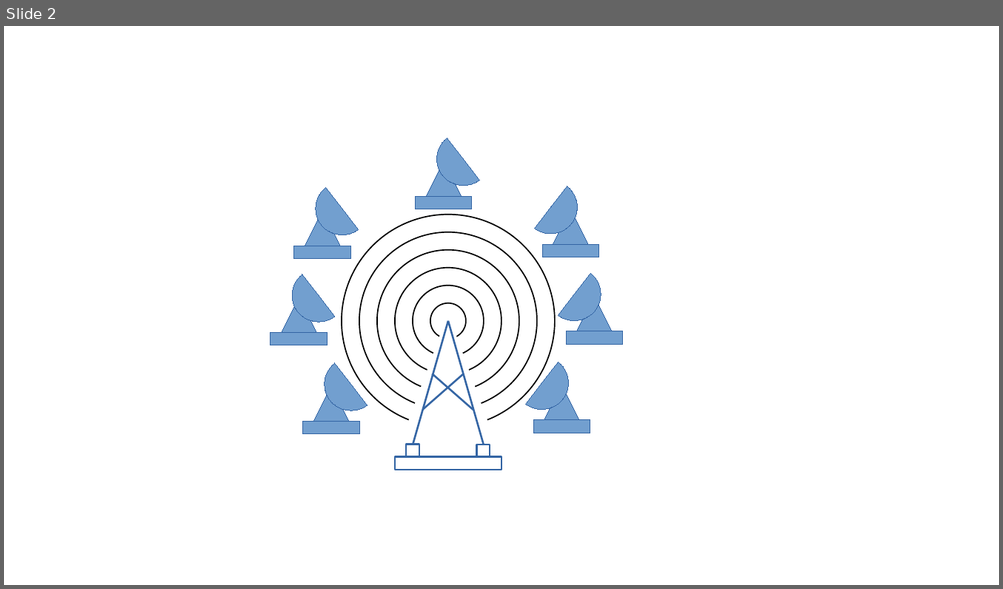
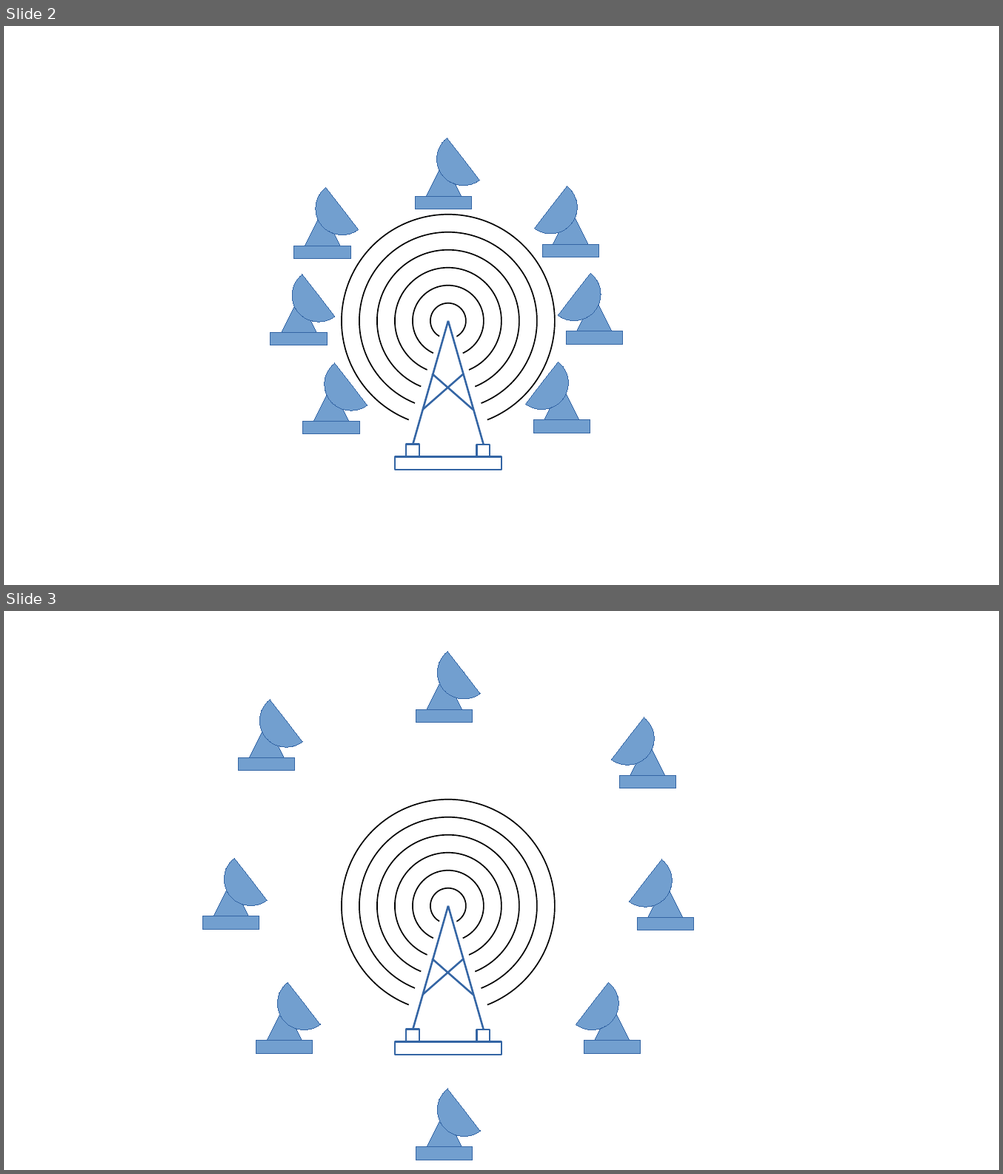
Before and after one commit to gwenlr/article_listener_design_pattern, a slide deck: article/images.odp. Shown one above the other, each under a label of ours: slide 2 before the commit, slides 2 and 3 after it. The pictures are 1003x589 and 1003x1174 pixels, drawn with LibreOffice and Linux fonts; fonts in the diff are those of the drawing. Boxes give left, top, right and bottom in pixels: in the first picture for what was removed or moved away, otherwise in the second. Text is boxed around its words. In the diff, an @@ line names an element or a change of style, - is before the commit and + after.

```diff
--- a/article/images.odp
+++ b/article/images.odp
@@ slide 3 added at (4, 611, 999, 1170), background #FFFFFF @@
@@ freeform shape added at (427, 635, 501, 709), fill #729FCF, outline #3465A4 0 pt @@
@@ triangle added at (427, 674, 461, 709), fill #729FCF, outline #3465A4 0 pt @@
@@ freeform shape added at (249, 684, 324, 758), fill #729FCF, outline #3465A4 0 pt @@
@@ rectangle added at (415, 709, 472, 722), fill #729FCF, outline #3465A4 0 pt @@
@@ freeform shape added at (590, 701, 665, 776), fill #729FCF, outline #3465A4 0 pt @@
@@ triangle added at (249, 723, 284, 758), fill #729FCF, outline #3465A4 0 pt @@
@@ triangle added at (629, 740, 665, 775), fill #729FCF, outline #3465A4 0 pt @@
@@ rectangle added at (238, 758, 295, 771), fill #729FCF, outline #3465A4 0 pt @@
@@ rectangle added at (620, 776, 677, 789), fill #729FCF, outline #3465A4 0 pt @@
@@ freeform shape added at (213, 842, 288, 917), fill #729FCF, outline #3465A4 0 pt @@
@@ freeform shape added at (608, 843, 683, 918), fill #729FCF, outline #3465A4 0 pt @@
@@ triangle added at (213, 881, 249, 916), fill #729FCF, outline #3465A4 0 pt @@
@@ triangle added at (404, 899, 492, 1019), fill #FFFFFF @@
@@ group added at (341, 800, 555, 1013): 6 ellipses @@
@@ triangle added at (648, 883, 683, 918), fill #729FCF, outline #3465A4 0 pt @@
@@ rectangle added at (202, 917, 259, 930), fill #729FCF, outline #3465A4 0 pt @@
@@ rectangle added at (637, 918, 694, 931), fill #729FCF, outline #3465A4 0 pt @@
@@ group added at (395, 906, 501, 1055): 4 lines, 3 rectangles @@
@@ freeform shape added at (267, 967, 341, 1042), fill #729FCF, outline #3465A4 0 pt @@
@@ freeform shape added at (555, 967, 629, 1042), fill #729FCF, outline #3465A4 0 pt @@
@@ triangle added at (267, 1005, 301, 1041), fill #729FCF, outline #3465A4 0 pt @@
@@ triangle added at (595, 1005, 629, 1041), fill #729FCF, outline #3465A4 0 pt @@
@@ rectangle added at (256, 1042, 313, 1054), fill #729FCF, outline #3465A4 0 pt @@
@@ rectangle added at (583, 1042, 640, 1054), fill #729FCF, outline #3465A4 0 pt @@
@@ freeform shape added at (427, 1073, 501, 1148), fill #729FCF, outline #3465A4 0 pt @@
@@ triangle added at (427, 1112, 461, 1147), fill #729FCF, outline #3465A4 0 pt @@
@@ rectangle added at (415, 1148, 472, 1161), fill #729FCF, outline #3465A4 0 pt @@
```
Also in this commit, not shown: 1 slide changed, 9 other files.
